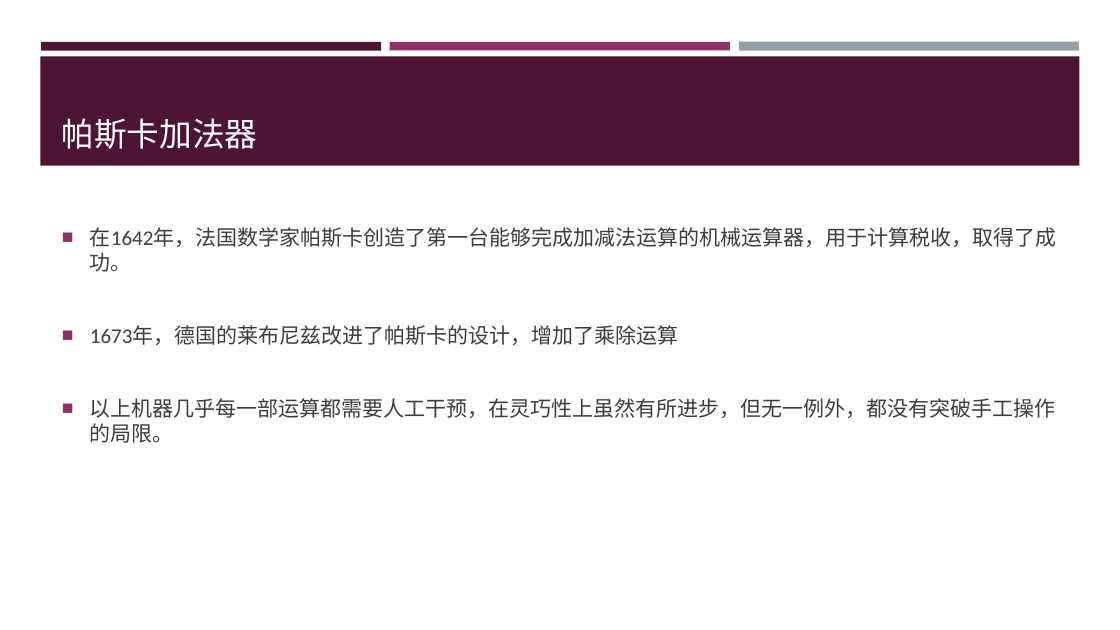
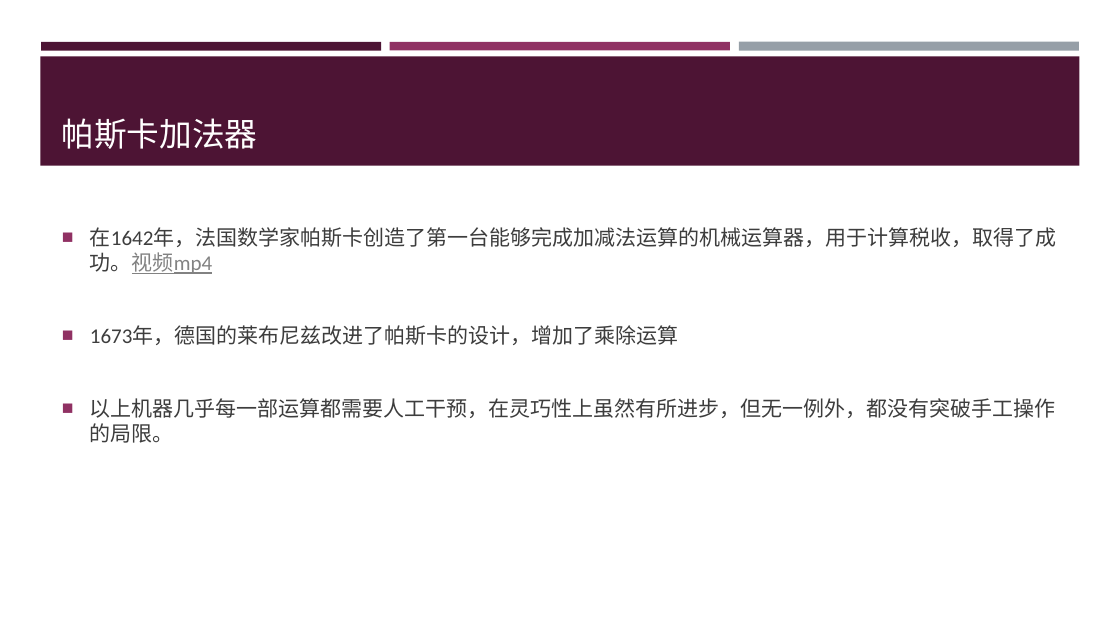
Before and after one commit to end00less/comtech, a slide deck: slide 6 of 课程1.pptx. Drawn at 1120x630 pixels with LibreOffice and Linux fonts; fonts in the diff are those of the drawing. Boxes give left, top, right and bottom in pixels: in the first picture for what was removed or moved away, otherwise in the second. Text is boxed around its words. In the diff, an @@ line names an element or a change of style, - is before the commit and + after.

```diff
--- a/课程1.pptx
+++ b/课程1.pptx
@@ text at [90, 227, 1057, 274]: text changed @@
-■ 在1642年，法国数学家帕斯卡创造了第一台能够完成加减法运算的机械运算器，用于计算税收，取得了成功。
+■ 在1642年，法国数学家帕斯卡创造了第一台能够完成加减法运算的机械运算器，用于计算税收，取得了成功。视频mp4
```
Also in this commit, not shown: 3 other files.
